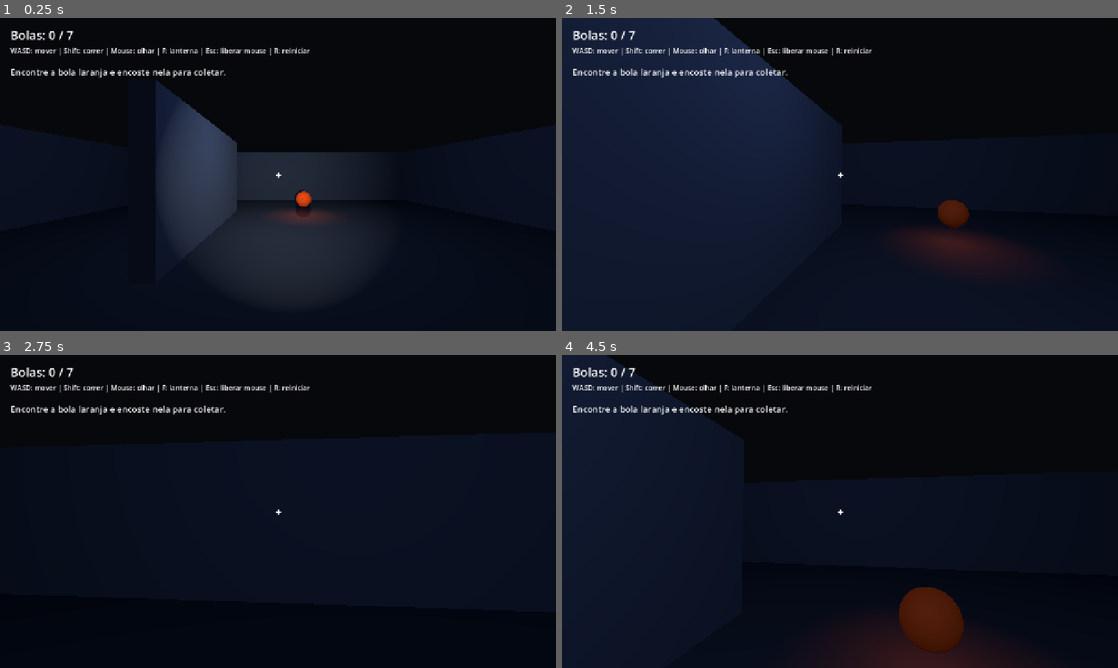
Above: before the commit, frames 1-4 (two rows, left to right).
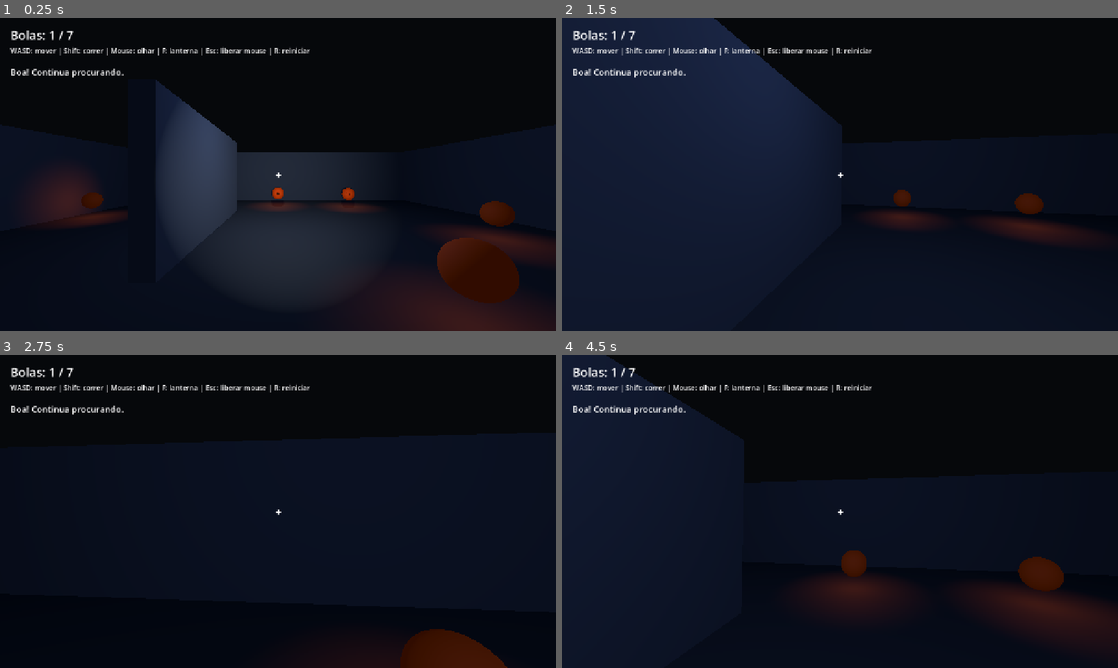
Above: after the commit, the same moments.

Repository: WesleySantosx/Game
Game: Godot game, scene res://scenes/main.tscn
Two runs of this game, one before a commit and one after it. Both use one fixed random seed, a clock stepped at 60 frames per second and the inputs below.
Inputs (mouse positions are in pixels of both pictures, inside the frame that each line leads up to):
- Up to frame 1 (0.25 s): no input
- Up to frame 2 (1.5 s): tap Enter at 0.5 s; move the mouse to (867, 174) at 0.52 s; hold W from 0.53 s (still down); tap R at 0.6 s; click (867, 174) at 0.67 s; move the mouse to (812, 174) at 1.27 s; tap F at 1.35 s
- Up to frame 3 (2.75 s): keep holding W; move the mouse to (289, 505) at 2.02 s; hold Shift from 2.03 s (still down)
- Up to frame 4 (4.5 s): keep holding W; move the mouse to (834, 517) at 2.77 s; release Shift at 2.78 s; tap R at 2.85 s; click (834, 517) at 2.92 s; move the mouse to (878, 514) at 3.52 s; tap F at 3.6 s; move the mouse to (795, 508) at 4.27 s; tap Shift at 4.35 s

The runs differ from the first frame. In frame 1, 10% of the frame differs, in the area x 2-100%, y 4-100%; in frame 2, 4.0%; in frame 3, 2.6%; in frame 4, 9.9%.

Commit message:
feat: distribui sete bolas em pontos sorteados do mapa

Diff:
--- a/scenes/main.tscn
+++ b/scenes/main.tscn
@@ -1,8 +1,7 @@
-[gd_scene load_steps=10 format=3]
+[gd_scene format=3 uid="uid://nbgjwsqvqey4"]
 
-[ext_resource type="Script" path="res://scripts/main.gd" id="1"]
+[ext_resource type="Script" uid="uid://8me0vsiae46e" path="res://scripts/main.gd" id="1"]
 [ext_resource type="PackedScene" path="res://scenes/player.tscn" id="2"]
-[ext_resource type="PackedScene" path="res://scenes/ball.tscn" id="3"]
 
 [sub_resource type="Environment" id="Environment"]
 background_mode = 1
@@ -10,15 +9,9 @@
 ambient_light_source = 3
 ambient_light_color = Color(0.35, 0.4, 0.55, 1)
 ambient_light_energy = 0.35
-tonemap_mode = 0
 
 [sub_resource type="StandardMaterial3D" id="FloorMaterial"]
 albedo_color = Color(0.18, 0.2, 0.22, 1)
-roughness = 1.0
-
-[sub_resource type="StandardMaterial3D" id="WallMaterial"]
-albedo_color = Color(0.27, 0.3, 0.34, 1)
-roughness = 1.0
 
 [sub_resource type="BoxMesh" id="FloorMesh"]
 material = SubResource("FloorMaterial")
@@ -27,69 +20,98 @@
 [sub_resource type="BoxShape3D" id="FloorShape"]
 size = Vector3(16, 0.5, 16)
 
-[sub_resource type="BoxShape3D" id="WallShape"]
-size = Vector3(16, 3, 0.4)
+[sub_resource type="StandardMaterial3D" id="WallMaterial"]
+albedo_color = Color(0.27, 0.3, 0.34, 1)
 
-[node name="Main" type="Node3D"]
+[node name="Main" type="Node3D" unique_id=1111177528]
 script = ExtResource("1")
 
-[node name="WorldEnvironment" type="WorldEnvironment" parent="."]
+[node name="WorldEnvironment" type="WorldEnvironment" parent="." unique_id=1892230154]
 environment = SubResource("Environment")
 
-[node name="Floor" type="StaticBody3D" parent="."]
-position = Vector3(0, -0.25, 0)
+[node name="Floor" type="StaticBody3D" parent="." unique_id=420133892]
+transform = Transform3D(1, 0, 0, 0, 1, 0, 0, 0, 1, 0, -0.25, 0)
 
-[node name="Mesh" type="MeshInstance3D" parent="Floor"]
+[node name="Mesh" type="MeshInstance3D" parent="Floor" unique_id=75510773]
 mesh = SubResource("FloorMesh")
 
-[node name="Collision" type="CollisionShape3D" parent="Floor"]
+[node name="Collision" type="CollisionShape3D" parent="Floor" unique_id=2139075523]
 shape = SubResource("FloorShape")
 
-[node name="NorthWall" type="CSGBox3D" parent="."]
-position = Vector3(0, 1.5, -8)
+[node name="NorthWall" type="CSGBox3D" parent="." unique_id=278968013]
+transform = Transform3D(1, 0, 0, 0, 1, 0, 0, 0, 1, 0, 1.5, -8)
+use_collision = true
 size = Vector3(16, 3, 0.4)
-use_collision = true
 material = SubResource("WallMaterial")
 
-[node name="SouthWall" type="CSGBox3D" parent="."]
-position = Vector3(0, 1.5, 8)
+[node name="SouthWall" type="CSGBox3D" parent="." unique_id=2071896857]
+transform = Transform3D(1, 0, 0, 0, 1, 0, 0, 0, 1, 0, 1.5, 8)
+use_collision = true
 size = Vector3(16, 3, 0.4)
-use_collision = true
 material = SubResource("WallMaterial")
 
-[node name="EastWall" type="CSGBox3D" parent="."]
-position = Vector3(8, 1.5, 0)
+[node name="EastWall" type="CSGBox3D" parent="." unique_id=1816717446]
+transform = Transform3D(1, 0, 0, 0, 1, 0, 0, 0, 1, 8, 1.5, 0)
+use_collision = true
 size = Vector3(0.4, 3, 16)
-use_collision = true
 material = SubResource("WallMaterial")
 
-[node name="WestWall" type="CSGBox3D" parent="."]
-position = Vector3(-8, 1.5, 0)
+[node name="WestWall" type="CSGBox3D" parent="." unique_id=97871677]
+transform = Transform3D(1, 0, 0, 0, 1, 0, 0, 0, 1, -8, 1.5, 0)
+use_collision = true
 size = Vector3(0.4, 3, 16)
-use_collision = true
 material = SubResource("WallMaterial")
 
-[node name="TestWall" type="CSGBox3D" parent="."]
-position = Vector3(-2, 1.5, -1)
+[node name="TestWall" type="CSGBox3D" parent="." unique_id=824737542]
+transform = Transform3D(1, 0, 0, 0, 1, 0, 0, 0, 1, -2, 1.5, -1)
+use_collision = true
 size = Vector3(0.4, 3, 6)
-use_collision = true
 material = SubResource("WallMaterial")
 
-[node name="CeilingLight" type="OmniLight3D" parent="."]
-position = Vector3(0, 3, 0)
+[node name="CeilingLight" type="OmniLight3D" parent="." unique_id=1495588954]
+transform = Transform3D(1, 0, 0, 0, 1, 0, 0, 0, 1, 0, 3, 0)
 light_color = Color(0.55, 0.67, 1, 1)
 light_energy = 0.8
 omni_range = 12.0
 
-[node name="Player" parent="." instance=ExtResource("2")]
-position = Vector3(0, 0.05, 5)
+[node name="Player" parent="." unique_id=1313218785 instance=ExtResource("2")]
+transform = Transform3D(1, 0, 0, 0, 1, 0, 0, 0, 1, 0, 0.05, 5)
 
-[node name="Ball" parent="." instance=ExtResource("3")]
-position = Vector3(1, 0.6, -3)
+[node name="BallSpawns" type="Node3D" parent="." unique_id=845378861]
 
-[node name="HUD" type="CanvasLayer" parent="."]
+[node name="Marker3D" type="Marker3D" parent="BallSpawns" unique_id=1765988632]
+transform = Transform3D(1, 0, 0, 0, 1, 0, 0, 0, 1, 5.349, 0.6, 0)
 
-[node name="Counter" type="Label" parent="HUD"]
+[node name="Marker3D2" type="Marker3D" parent="BallSpawns" unique_id=520818459]
+transform = Transform3D(1, 0, 0, 0, 1, 0, 0, 0, 1, 0, 0.6, 5.458)
+
+[node name="Marker3D3" type="Marker3D" parent="BallSpawns" unique_id=1003716500]
+transform = Transform3D(1, 0, 0, 0, 1, 0, 0, 0, 1, 3.115, 0.6, 6.104)
+
+[node name="Marker3D4" type="Marker3D" parent="BallSpawns" unique_id=469853738]
+transform = Transform3D(1, 0, 0, 0, 1, 0, 0, 0, 1, -5.982, 0.6, 0)
+
+[node name="Marker3D5" type="Marker3D" parent="BallSpawns" unique_id=1605488106]
+transform = Transform3D(1, 0, 0, 0, 1, 0, 0, 0, 1, 0, 0.6, -5.458)
+
+[node name="Marker3D6" type="Marker3D" parent="BallSpawns" unique_id=1785636997]
+transform = Transform3D(1, 0, 0, 0, 1, 0, 0, 0, 1, -4.342599, 0.6, -4.425)
+
+[node name="Marker3D7" type="Marker3D" parent="BallSpawns" unique_id=336650267]
+transform = Transform3D(1, 0, 0, 0, 1, 0, 0, 0, 1, -6.8925347, 0.6, -2.5892186)
+
+[node name="Marker3D8" type="Marker3D" parent="BallSpawns" unique_id=196400983]
+transform = Transform3D(1, 0, 0, 0, 1, 0, 0, 0, 1, -5.01789, 0.6, 3.0426455)
+
+[node name="Marker3D9" type="Marker3D" parent="BallSpawns" unique_id=862836131]
+transform = Transform3D(1, 0, 0, 0, 1, 0, 0, 0, 1, 2.002589, 0.6, 2.9120102)
+
+[node name="Marker3D10" type="Marker3D" parent="BallSpawns" unique_id=997357561]
+transform = Transform3D(1, 0, 0, 0, 1, 0, 0, 0, 1, 3.4754434, 0.6, -5.1074696)
+
+[node name="HUD" type="CanvasLayer" parent="." unique_id=1064742059]
+
+[node name="Counter" type="Label" parent="HUD" unique_id=1548982904]
 offset_left = 24.0
 offset_top = 20.0
 offset_right = 300.0
@@ -97,14 +119,14 @@
 theme_override_font_sizes/font_size = 28
 text = "Bolas: 0 / 7"
 
-[node name="Help" type="Label" parent="HUD"]
+[node name="Help" type="Label" parent="HUD" unique_id=232224438]
 offset_left = 24.0
 offset_top = 64.0
 offset_right = 900.0
 offset_bottom = 96.0
 text = "WASD: mover | Shift: correr | Mouse: olhar | F: lanterna | Esc: liberar mouse | R: reiniciar"
 
-[node name="Message" type="Label" parent="HUD"]
+[node name="Message" type="Label" parent="HUD" unique_id=1087736693]
 offset_left = 24.0
 offset_top = 110.0
 offset_right = 1000.0
@@ -112,7 +134,7 @@
 theme_override_font_sizes/font_size = 20
 text = "Encontre a bola laranja e encoste nela para coletar."
 
-[node name="Crosshair" type="Label" parent="HUD"]
+[node name="Crosshair" type="Label" parent="HUD" unique_id=764678612]
 offset_left = 634.0
 offset_top = 344.0
 offset_right = 650.0
--- a/scripts/main.gd
+++ b/scripts/main.gd
@@ -1,15 +1,54 @@
 extends Node3D
+
+const BALL_SCENE = preload("res://scenes/ball.tscn")
+const TOTAL_BALLS: int = 7
 
 var balls_collected: int = 0
 
+
 func _ready() -> void:
-	$Ball.collected.connect(_on_ball_collected)
+	spawn_balls()
 
 func _unhandled_input(event: InputEvent) -> void:
 	if event is InputEventKey and event.pressed and not event.echo and event.physical_keycode == KEY_R:
 		get_tree().reload_current_scene()
 
+
+func spawn_balls() -> void:
+	# Pega os marcadores que você colocou no mapa.
+	var points: Array[Marker3D] = []
+
+	for child in $BallSpawns.get_children():
+		if child is Marker3D:
+			points.append(child)
+
+	# Precisamos de pelo menos um ponto para cada bola.
+	if points.size() < TOTAL_BALLS:
+		push_error("Coloque pelo menos 7 Marker3D dentro de BallSpawns.")
+		return
+
+	# Embaralha os pontos para variar a cada partida.
+	points.shuffle()
+
+	for i in range(TOTAL_BALLS):
+		# Cria uma cópia da cena da bola.
+		var ball = BALL_SCENE.instantiate()
+
+		# Conecta a coleta dessa bola ao contador.
+		ball.collected.connect(_on_ball_collected)
+
+		# Coloca a bola na cena e na posição do marcador.
+		add_child(ball)
+		ball.global_position = points[i].global_position
+
+
 func _on_ball_collected() -> void:
 	balls_collected += 1
-	$HUD/Counter.text = "Bolas: %d / 7" % balls_collected
-	$HUD/Message.text = "Boa! A coleta funciona. Aperte R para testar de novo."
+	$HUD/Counter.text = "Bolas: %d / %d" % [
+		balls_collected, TOTAL_BALLS
+	]
+
+	if balls_collected == TOTAL_BALLS:
+		$HUD/Message.text = "Pegou todas as bolas!"
+	else:
+		$HUD/Message.text = "Boa! Continua procurando."
